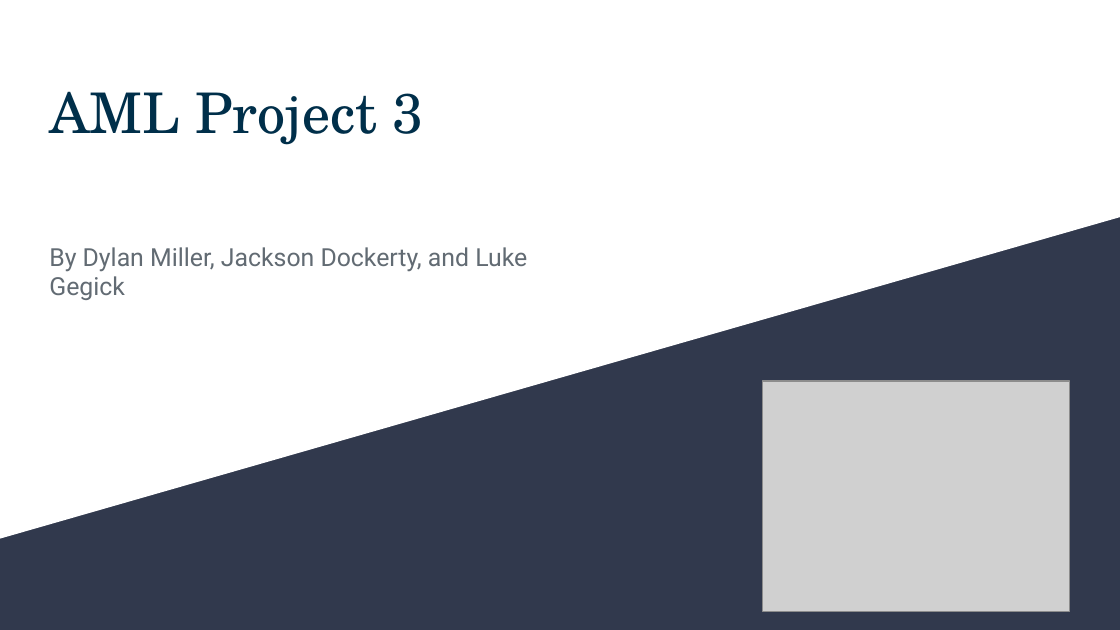
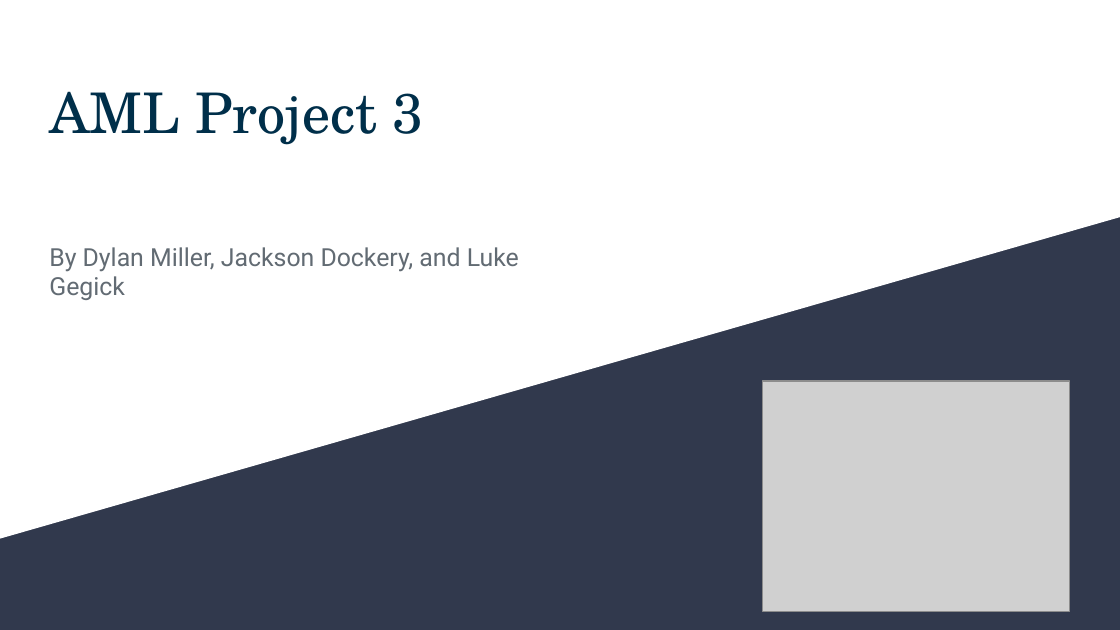
Before and after one commit to dylondark/aml-project3, a slide deck: slide 1 of AML Project 3.pptx. Drawn at 1120x630 pixels with LibreOffice and Linux fonts; fonts in the diff are those of the drawing; grey boxes stand for pictures. Boxes give left, top, right and bottom in pixels: in the first picture for what was removed or moved away, otherwise in the second. Text is boxed around its words. In the diff, an @@ line names an element or a change of style, - is before the commit and + after.

Commit message:
Finished project 3

```diff
--- a/AML Project 3.pptx
+++ b/AML Project 3.pptx
@@ subtitle at (49,247,519,300): text changed @@
-By Dylan Miller, Jackson Dockerty, and Luke Gegick
+By Dylan Miller, Jackson Dockery, and Luke Gegick
```
Also in this commit, not shown: 1 other slide changed, 1 slide added, 1 slide removed, 4 other files.
